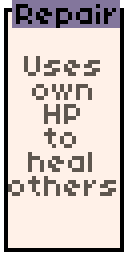
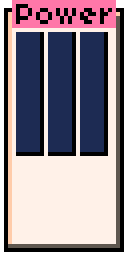
The second w=128, h=256 image is a revision of the first. Changes to its layers:
hid group "Repair" (1st of 2) (4 layers) over [8, 0, 120, 196]
hid "Uses own HP to heal others" over [8, 56, 116, 196]
painted on "Layer 8" (2nd of 2, in "Repair") over [8, 28, 12, 156]
showed group "Gen" (3 layers) over [8, 0, 116, 148]
showed "Layer 2", painted on it over [16, 32, 108, 156]
painted on "Layer 1" over [8, 12, 120, 248]
